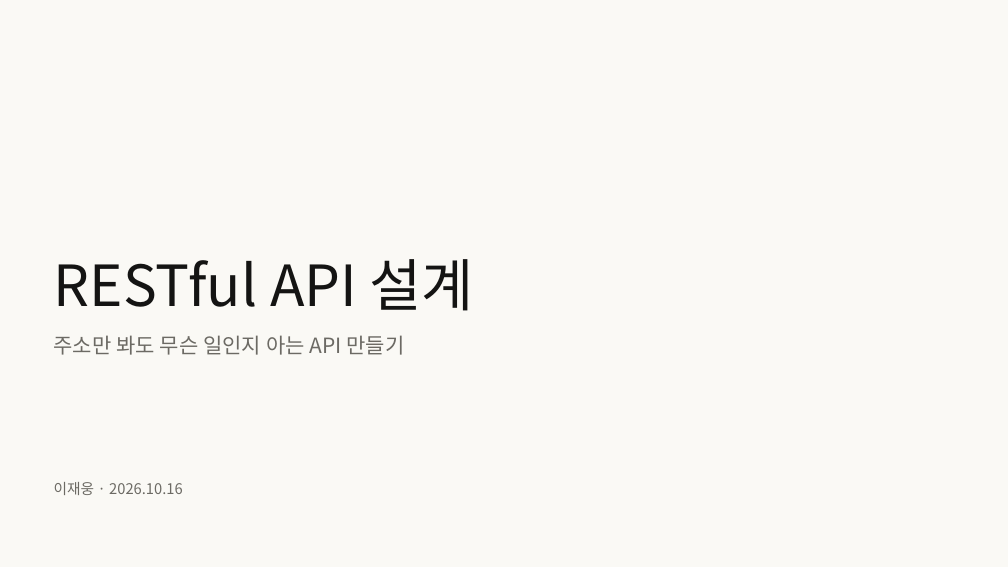
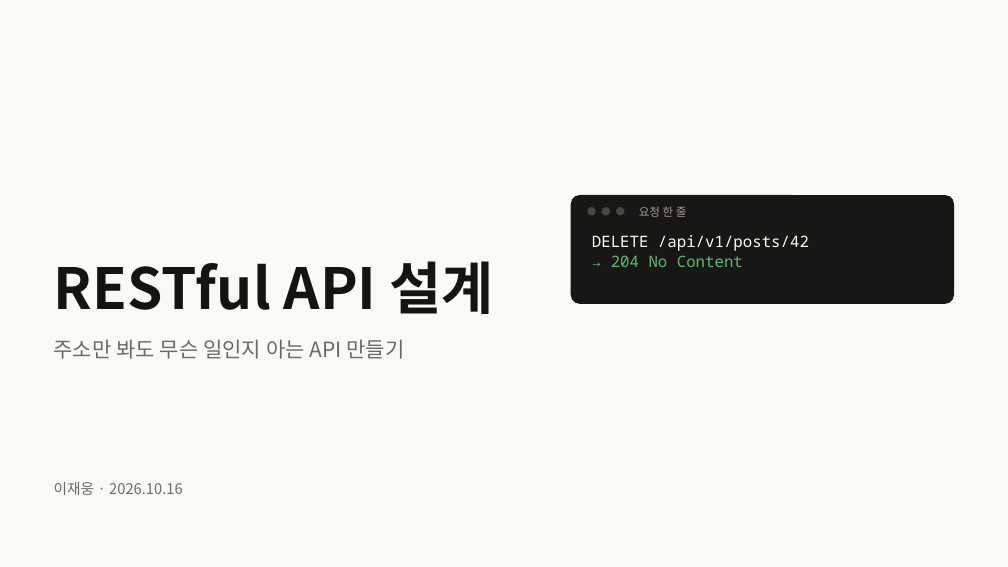
Before and after one commit to home-blog/docs-RESTful, a slide deck: slide 1 of 발표/RESTful-API-설계.pptx. Drawn at 1008x567 pixels with LibreOffice and Linux fonts; fonts in the diff are those of the drawing. Boxes give left, top, right and bottom in pixels: in the first picture for what was removed or moved away, otherwise in the second. Text is boxed around its words. In the diff, an @@ line names an element or a change of style, - is before the commit and + after.

```diff
--- a/발표/RESTful-API-설계.pptx
+++ b/발표/RESTful-API-설계.pptx
@@ title "RESTful API 설계" at [54, 261, 493, 314]: bold on @@
@@ rounded rectangle added at [571, 195, 954, 304], fill #181715 @@
@@ ellipse added at [588, 207, 596, 216], fill #4A4844 @@
@@ ellipse added at [602, 207, 610, 216], fill #4A4844 @@
@@ ellipse added at [616, 207, 625, 216], fill #4A4844 @@
@@ text added at [639, 206, 687, 217], 11 pt, text #A09D96 @@
+요청 한 줄
@@ text added at [592, 235, 809, 267], 15 pt, text #FAF9F5 @@
+DELETE /api/v1/posts/42
+→ 204 No Content
@@ text "주소만 봐도 무슨 일인지 아는 ...": place and size @@
-text "주소만 봐도 무슨 일인지 아는 ..." at [54, 335, 405, 355]
+text "주소만 봐도 무슨 일인지 아는 ..." at [54, 339, 405, 359]
```
Also in this commit, not shown: 32 other slides changed, 8 slides added, 1 slide removed, 10 other files.
